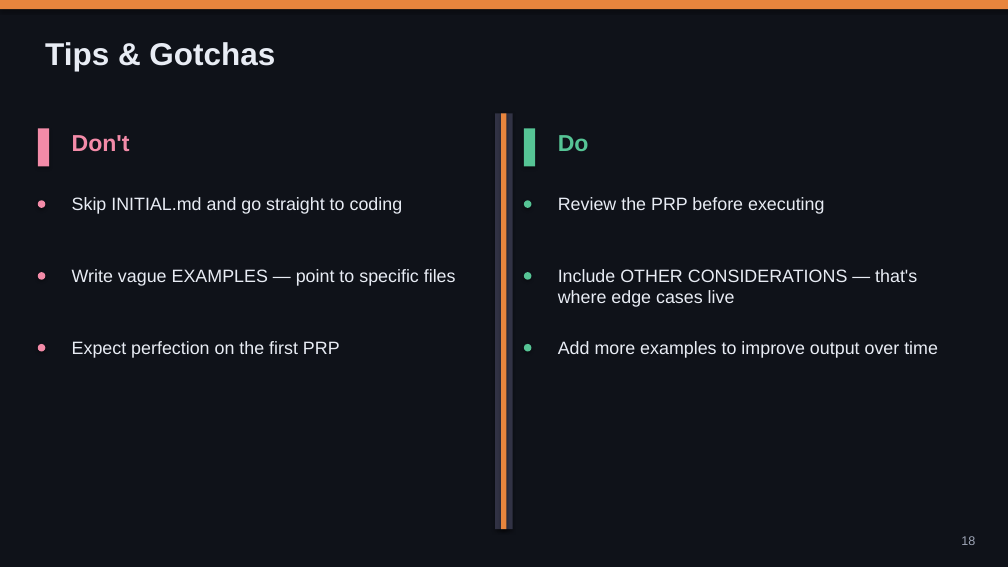
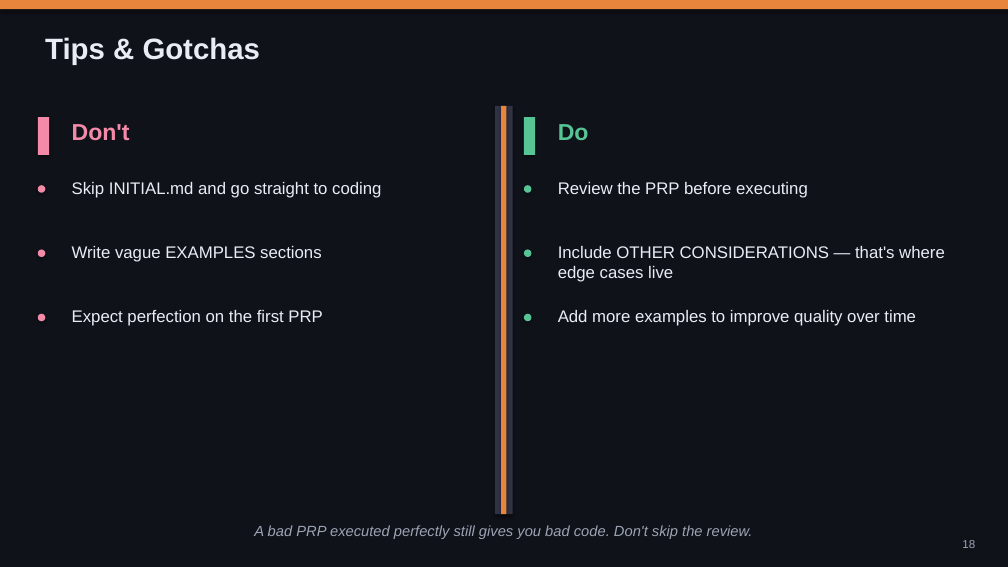
Before and after one commit to nickyeager/tucson-claude-code-meetup, a slide deck: slide 18 of slides/session-2-context-engineering.pptx. Drawn at 1008x567 pixels with LibreOffice and Linux fonts; fonts in the diff are those of the drawing. Boxes give left, top, right and bottom in pixels: in the first picture for what was removed or moved away, otherwise in the second. Text is boxed around its words. In the diff, an @@ line names an element or a change of style, - is before the commit and + after.

```diff
--- a/slides/session-2-context-engineering.pptx
+++ b/slides/session-2-context-engineering.pptx
@@ text "Tips & Gotchas" at [45,37,260,65]: size 30 to 28 pt @@
@@ rectangle: place and size @@
-rectangle at [495,113,513,529]
+rectangle at [495,106,513,514]
@@ rectangle: place and size @@
-rectangle at [501,113,507,529]
+rectangle at [501,106,507,514]
@@ 2 texts, 2 rectangles: place and size @@
-2 texts, 2 rectangles at [38,129,589,166]
+2 texts, 2 rectangles at [38,117,589,155]
@@ text "Skip INITIAL.md and go straight ...": place and size @@
-text "Skip INITIAL.md and go straight ..." at [72,197,403,214]
+text "Skip INITIAL.md and go straight ..." at [72,182,381,198]
@@ text "Review the PRP before executing": place and size @@
-text "Review the PRP before executing" at [558,197,824,214]
+text "Review the PRP before executing" at [558,182,808,198]
@@ ellipse: place and size @@
-ellipse at [38,200,45,208]
+ellipse at [38,185,45,193]
@@ ellipse: place and size @@
-ellipse at [524,200,532,208]
+ellipse at [524,185,532,193]
@@ text "Include OTHER CONSIDERATIONS — that's ...": place and size @@
-text "Include OTHER CONSIDERATIONS — that's ..." at [558,269,917,307]
+text "Include OTHER CONSIDERATIONS — that's ..." at [558,246,945,282]
@@ ellipse: place and size @@
-ellipse at [38,272,45,280]
+ellipse at [38,250,45,257]
@@ text at [72,246,321,262]: text changed; size 17 to 16 pt @@
-Write vague EXAMPLES — point to specific files
+Write vague EXAMPLES sections
@@ ellipse: place and size @@
-ellipse at [524,272,532,280]
+ellipse at [524,250,532,257]
@@ size 17 to 16 pt in 4 elements at [72,182,381,198], [558,182,808,198], [558,246,945,282], [72,310,322,326] @@
@@ 2 ellipses, 1 text: place and size @@
-2 ellipses, 1 text at [38,341,532,358]
+2 ellipses, 1 text at [38,310,532,326]
@@ text at [558,310,916,326]: text changed; size 17 to 16 pt @@
-Add more examples to improve output over time
+Add more examples to improve quality over time
@@ text added at [254,525,753,539], 14 pt, text #9CA3B4, italic @@
+A bad PRP executed perfectly still gives you bad code. Don't skip the review.
@@ text "18" at [962,540,975,548]: size 12 to 11 pt @@
```
Also in this commit, not shown: 17 other slides changed, 4 slides added, 4 slides removed, 2 other files.
